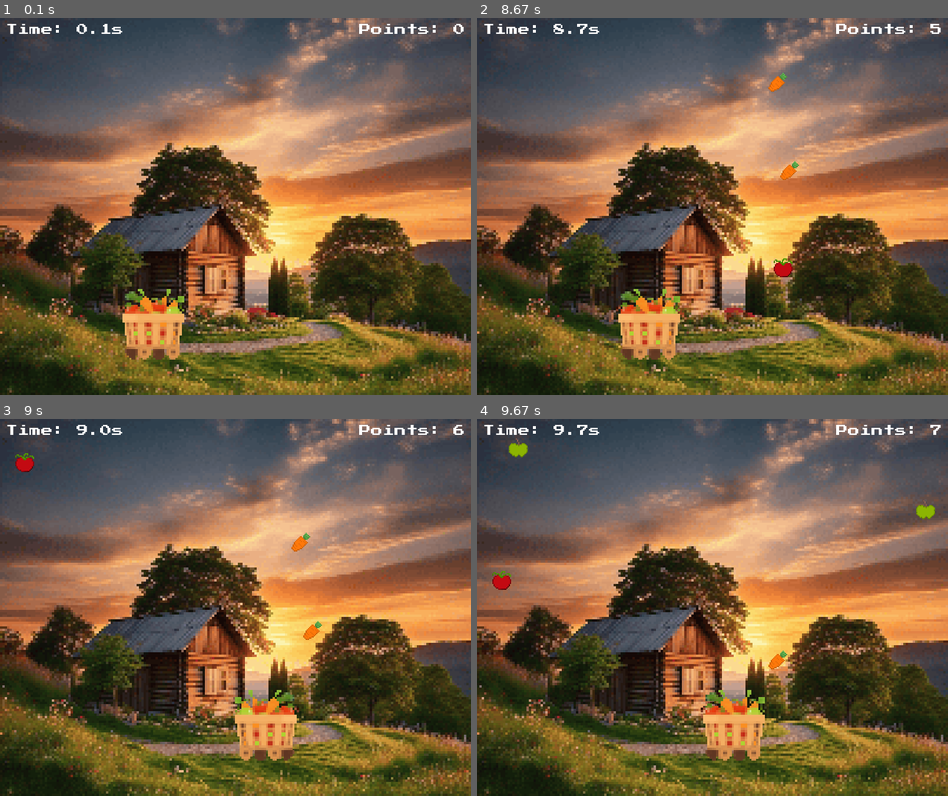
Above: before the commit, frames 1-4 (two rows, left to right).
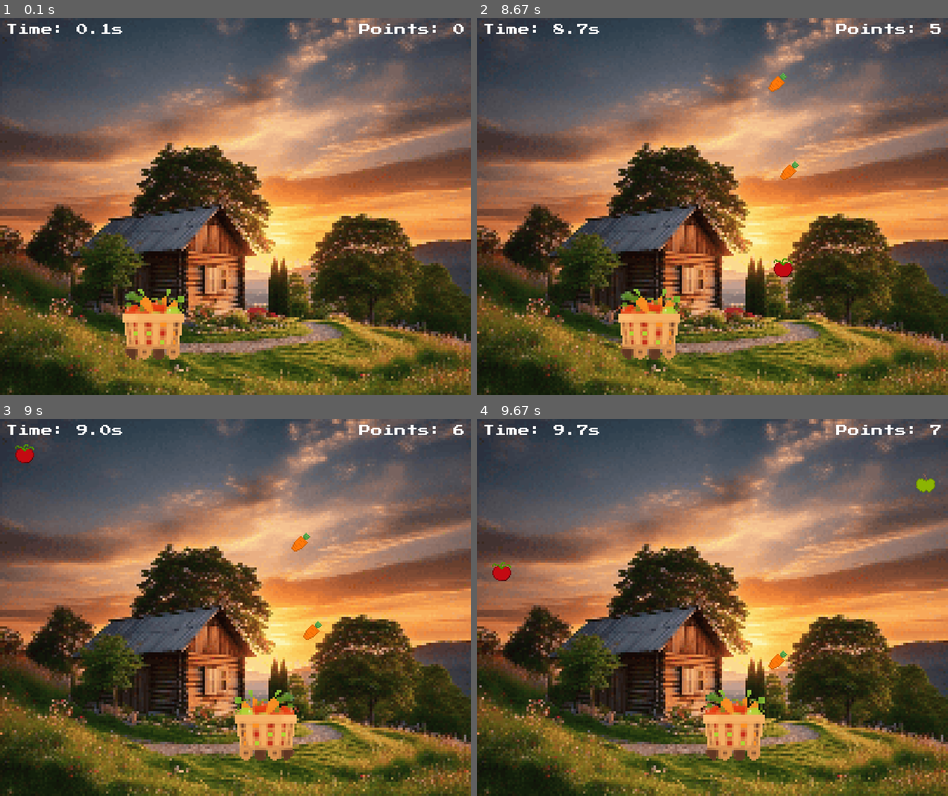
Above: after the commit, the same moments.

Repository: chickenSandwich-cpu/Fruit_Basket_pygame
Game: pygame game, started from Fruit_Basket/Fruit_Basket.py
Same seed, same stepped clock (60 frames per second), same inputs: the game is played once before the commit and once after it.
Inputs:
- Up to frame 1 (0.1 s): no input
- Up to frame 2 (8.67 s): hold Right 0.33-0.8 s; hold Right 0.83-1.3 s; hold Left 1.33-1.87 s; hold Left 1.9-2.3 s; hold Right 2.33-2.97 s; hold Left 3-3.47 s; hold Right 3.5-3.97 s; hold Right 4-4.47 s; hold Left 4.5-5.03 s; hold Left 5.07-5.47 s; hold Right 5.5-6.13 s; hold Left 6.17-6.63 s; hold Right 6.67-7.13 s; hold Right 7.17-7.63 s; hold Left 7.67-8.2 s; hold Left 8.23-8.63 s
- Up to frame 3 (9 s): hold Right from 8.67 s (still down)
- Up to frame 4 (9.67 s): release Right at 9.3 s; hold Left from 9.33 s (still down)

Frames 1-2 are identical in both runs. In frame 3, 0.2% of the frame differs, in the area x 3-8%, y 6-15%; in frame 4, 0.6%, in the area x 3-98%, y 5-46%.

Commit message:
slowing down the game's pacing

Diff:
--- a/Fruit_Basket/Fruit_Basket.py
+++ b/Fruit_Basket/Fruit_Basket.py
@@ -103,7 +103,7 @@
                 }
             fruits.append(fruit)
 
-            fruit_add_increment = max(300, fruit_add_increment - 50)
+            fruit_add_increment = max(500, fruit_add_increment - 50)
             fruit_count = 0
 
         for event in pygame.event.get():
